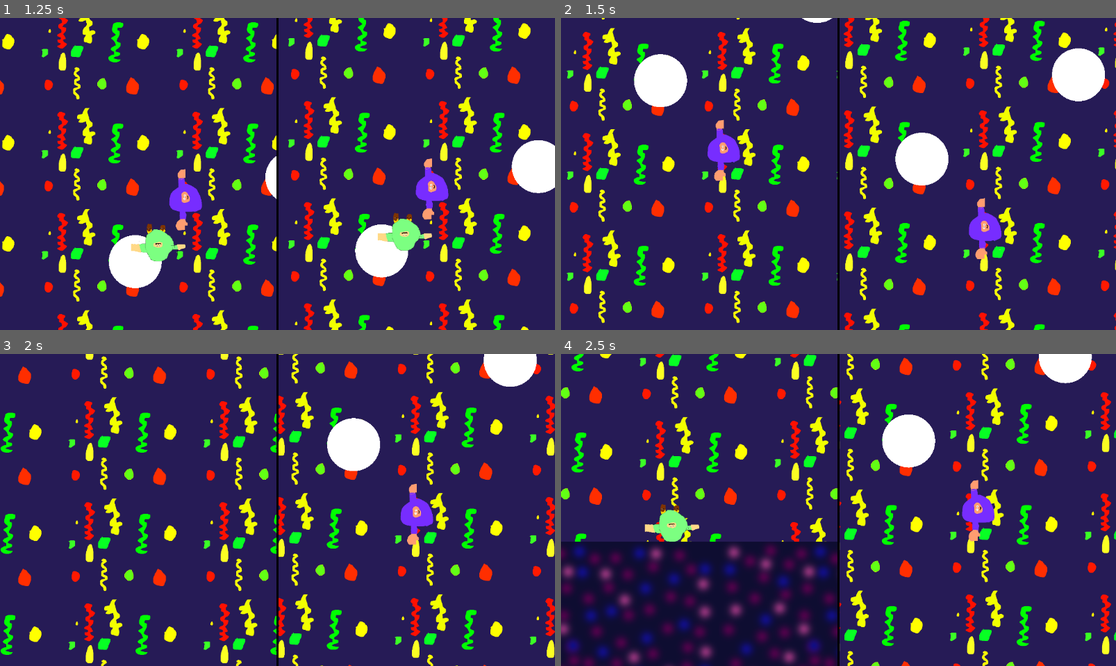
Above: before the commit, frames 1-4 (two rows, left to right).
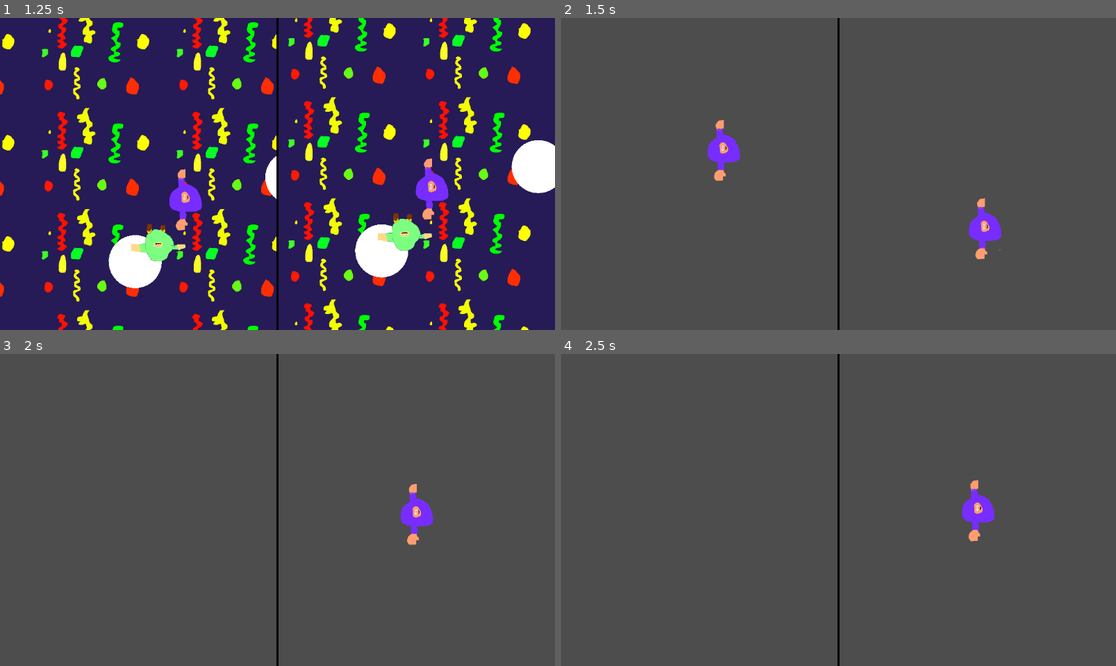
Above: after the commit, the same moments.

Repository: real-chicken-master/GDD112TempName
Game: Godot game, scene res://UI/splitscreen.tscn
The game is run twice, just before and just after one commit, with the same random seed, the same clock (stepped at 60 frames per second) and the same inputs.
Inputs:
- Up to frame 1 (1.25 s): tap Enter at 0.5 s; hold D (right1) from 0.53 s (still down); tap Down (down2) at 0.6 s; tap W (up1) at 0.77 s
- Up to frame 2 (1.5 s): keep holding D (right1); tap Left (left2) at 1.35 s
- Up to frame 3 (2 s): keep holding D (right1); tap W (up1) at 1.52 s
- Up to frame 4 (2.5 s): release D (right1) at 2.03 s; hold A (left1) from 2.03 s (still down); tap Right (right2) at 2.1 s

Frame 1 is identical in both runs. In frame 2, 98% of the frame differs, in the area x 0-100%, y 0-100%; in frame 3, 99%; in frame 4, 99%.
Error before the commit: Parse Error: Preload file "res://Minigames/road brawl/road_brawl.tscn" does not exist. (res://lobby/minigame_1.gd:8)

Commit message:
updated bullet hell and moved it

Diff:
--- a/lobby/minigame_1.gd
+++ b/lobby/minigame_1.gd
@@ -5,4 +5,4 @@
 func _process(_delta):
 	for body in get_overlapping_bodies():
 		if (body.name == "player1" || "player2"):
-			Globals.change_scene(preload("res://Minigames/road brawl/road_brawl.tscn").instantiate())
+			Globals.change_scene(preload("res://Minigames/bullet hell/bullet_hell.tscn").instantiate())
--- a/lobby/minigame_3.gd
+++ b/lobby/minigame_3.gd
@@ -5,4 +5,4 @@
 func _process(_delta):
 	for body in get_overlapping_bodies():
 		if (body.name == "player1" || "player2"):
-			Globals.change_scene(preload("res://Minigames/road brawl/road_brawl.tscn").instantiate())
+			Globals.change_scene(preload("res://Minigames/bullet hell/bullet_hell.tscn").instantiate())
Renamed: Minigames/bullet_hell.tscn -> Minigames/bullet hell/bullet_hell.tscn
